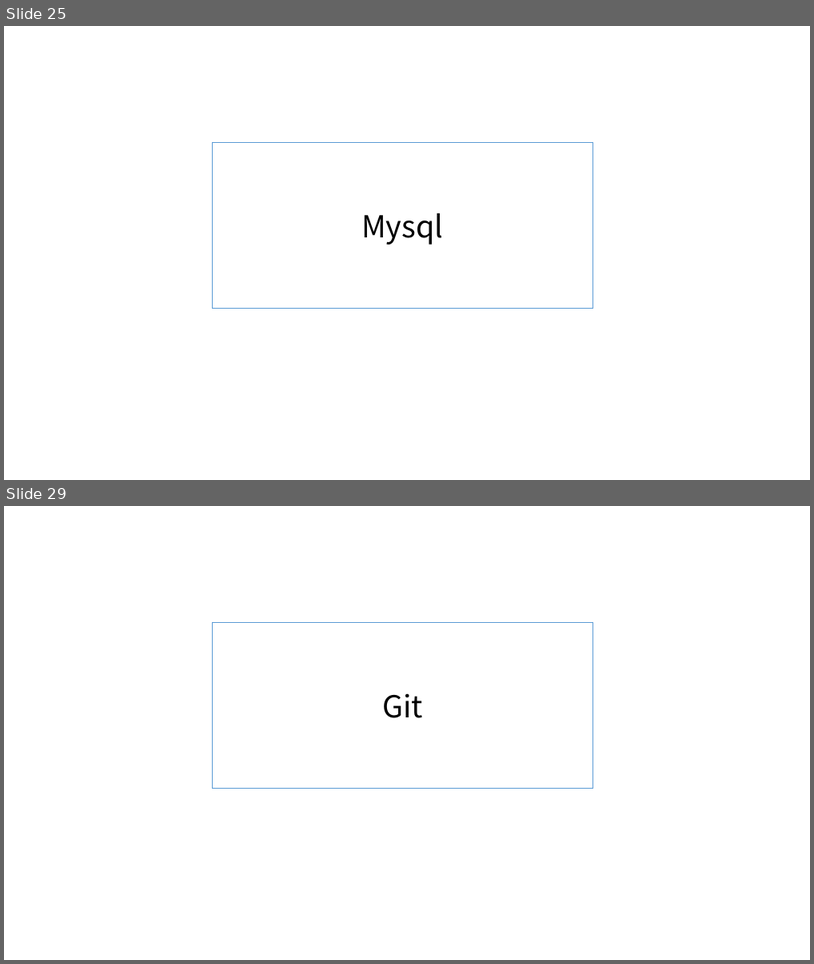
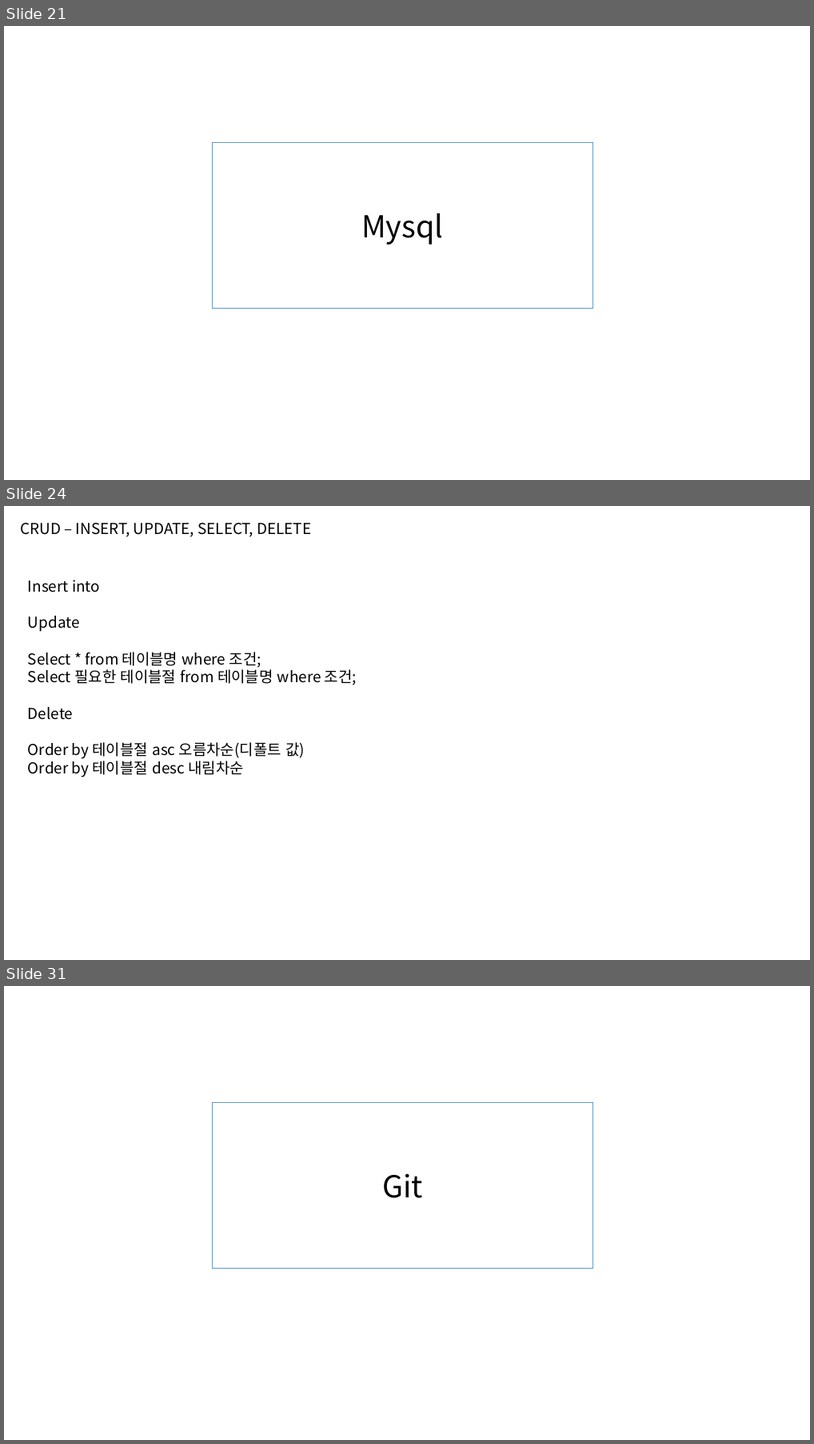
Before and after one commit to yunju94/know, a slide deck: know.pptx. Shown one above the other, each under a label of ours: slides 25 and 29 before the commit, slides 21, 24 and 31 after it; the slides between them are not shown. The pictures are 814x964 and 814x1444 pixels, drawn with LibreOffice and Linux fonts; fonts in the diff are those of the drawing. Boxes give left, top, right and bottom in pixels: in the first picture for what was removed or moved away, otherwise in the second. Text is boxed around its words. In the diff, an @@ line names an element or a change of style, - is before the commit and + after.

```diff
--- a/know.pptx
+++ b/know.pptx
@@ slide 24 added at [4,506,810,960], background #FFFFFF @@
@@ text added at [21,523,311,537], 18 pt, text #000000 @@
+CRUD – INSERT, UPDATE, SELECT, DELETE
@@ text added at [28,580,357,777], 18 pt, text #000000 @@
+Insert into
+Update
+Select * from 테이블명 where 조건;
+Select 필요한 테이블절 from 테이블명 where 조건;
+Delete
+Order by 테이블절 asc 오름차순(디폴트 값)
+Order by 테이블절 desc 내림차순
@@ what was slide 25 is now slide 21 @@
@@ what was slide 29 is now slide 31 @@
```
Also in this commit, not shown: 3 slides changed, 88 other slides added, 5 slides removed, 1 other file.
